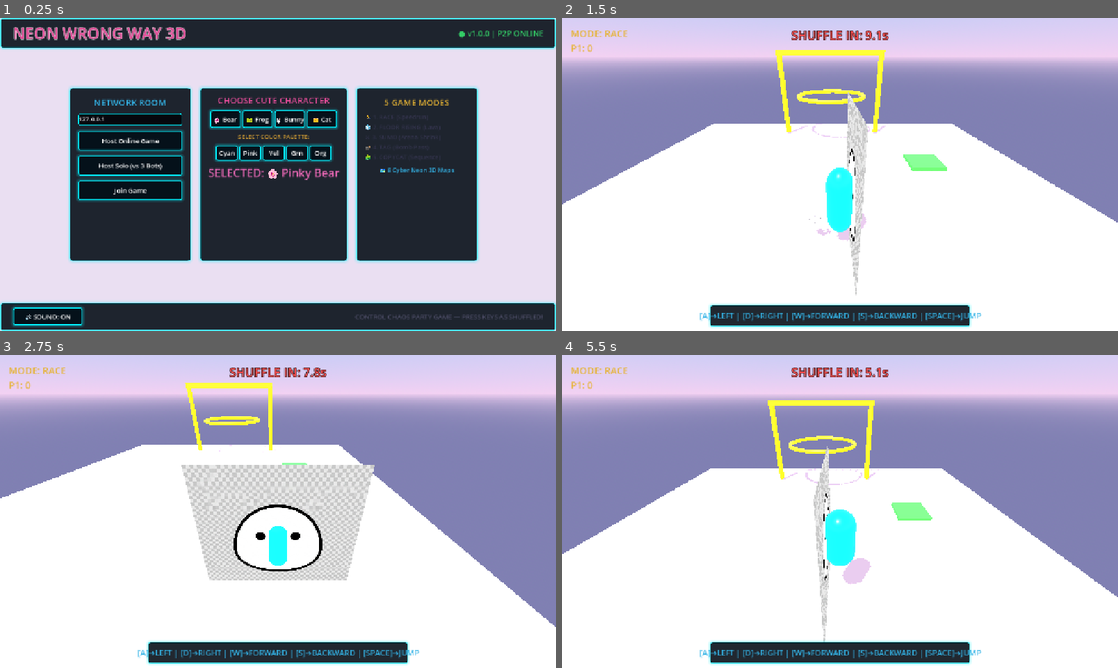
Above: before the commit, frames 1-4 (two rows, left to right).
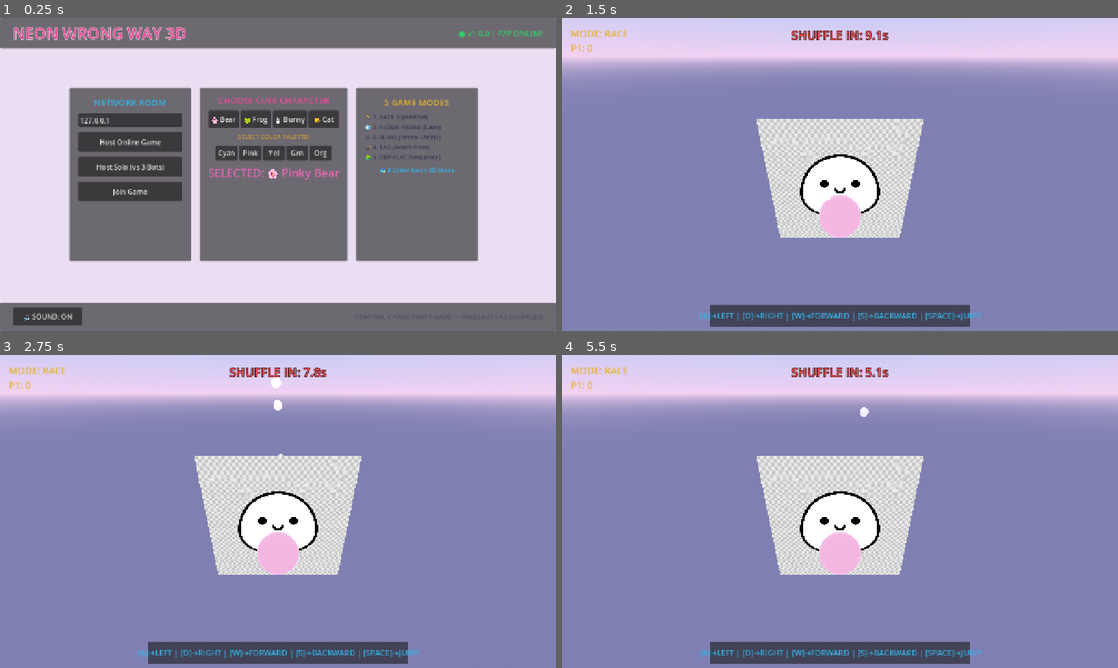
Above: after the commit, the same moments.

Repository: lelongc/tools
Game: Godot game, scene res://scenes/main_game.tscn
The game is run twice, just before and just after one commit, with the same random seed, the same clock (stepped at 60 frames per second) and the same inputs.
Inputs:
- Up to frame 1 (0.25 s): no input
- Up to frame 2 (1.5 s): click "Host Online Game" at 0.5 s; hold D (move_right) from 1.28 s (still down); tap Space (jump) at 1.35 s
- Up to frame 3 (2.75 s): tap Space (jump) at 1.52, 1.82, 2.1, 2.27, 2.57 s; release D (move_right) at 2.03 s; hold S (move_backward) from 2.03 s (still down)
- Up to frame 4 (5.5 s): release S (move_backward) at 2.78 s; hold D (move_right) 2.78-3.53 s; tap Space (jump) at 2.85, 3.6, 3.77, 4.07, 4.35, 4.52, 4.82, 5.1, 5.27 s; hold W (move_forward) 3.53-4.28 s; hold A (move_left) from 4.28 s (still down)

The runs differ from the first frame. In frame 1, 59% of the frame differs, in the area x 0-100%, y 0-100%; in frame 2, 55%; in frame 3, 53%; in frame 4, 52%.
Error after the commit: Invalid call. Nonexistent function 'start_next_round' in base 'Node (game_manager.gd)'. (res://scripts/main_game.gd:118)

Commit message:
feat: implement multiplayer game loop and character controller with custom mesh selection

Diff:
--- a/godot_demo/scripts/main_game.gd
+++ b/godot_demo/scripts/main_game.gd
@@ -15,8 +15,9 @@
 @onready var copycat_label = $HUD/CopycatLabel
 @onready var key_guide_label = $HUD/KeyGuidePanel/KeyGuideLabel
 
-# Stitch Design System Color Palette
+# Stitch Design System Color Palette & Character Selection
 var selected_color: Color = Color(0, 0.95, 1) # Neon Cyan #00f3ff
+var selected_variant: int = 0 # 0: Bear, 1: Frog, 2: Bunny, 3: Cat
 
 func _ready():
 	add_to_group("main_game")
@@ -31,6 +32,15 @@
 	var mute_btn = $LobbyUI/BottomFooterBar/HBoxFooter/MuteBtn
 	if mute_btn:
 		mute_btn.pressed.connect(_on_mute_pressed)
+
+	# Character Variant Buttons Setup
+	var variant_box = $LobbyUI/MainDashboard/PilotCard/VBox/VariantBox
+	var cute_badge = $LobbyUI/MainDashboard/PilotCard/VBox/CuteBadge
+	if variant_box:
+		variant_box.get_node("BearBtn").pressed.connect(func(): selected_variant = 0; if cute_badge: cute_badge.text = "SELECTED: 🌸 Pinky Bear"; if SoundManager: SoundManager.play_click())
+		variant_box.get_node("FrogBtn").pressed.connect(func(): selected_variant = 1; if cute_badge: cute_badge.text = "SELECTED: 🐸 Froggo"; if SoundManager: SoundManager.play_click())
+		variant_box.get_node("BunnyBtn").pressed.connect(func(): selected_variant = 2; if cute_badge: cute_badge.text = "SELECTED: 🐰 Bunny"; if SoundManager: SoundManager.play_click())
+		variant_box.get_node("CatBtn").pressed.connect(func(): selected_variant = 3; if cute_badge: cute_badge.text = "SELECTED: 🐱 Neko Cat"; if SoundManager: SoundManager.play_click())
 
 	# Color Picker setup matching Cute Blob Colors
 	var color_box = $LobbyUI/MainDashboard/PilotCard/VBox/ColorBox
@@ -102,36 +112,28 @@
 	peer.create_server(PORT)
 	multiplayer.multiplayer_peer = peer
 	multiplayer.peer_connected.connect(_on_peer_connected)
-
 	_add_player(1)
-	start_game()
+	lobby_ui.hide()
+	hud.show()
+	GameManager.start_next_round()
 
 func _on_host_bots_pressed():
 	if SoundManager: SoundManager.play_click()
 	peer.create_server(PORT)
 	multiplayer.multiplayer_peer = peer
-	multiplayer.peer_connected.connect(_on_peer_connected)
-
 	_add_player(1)
-	_add_bot(2)
-	_add_bot(3)
-	start_game()
+	for i in range(3):
+		_add_bot(100 + i)
+	lobby_ui.hide()
+	hud.show()
+	GameManager.start_next_round()
 
 func _on_join_pressed():
 	if SoundManager: SoundManager.play_click()
 	peer.create_client(address_input.text, PORT)
 	multiplayer.multiplayer_peer = peer
-	start_game()
-
-func start_game():
-	address_input.release_focus()
 	lobby_ui.hide()
 	hud.show()
-	round_end_ui.hide()
-	if multiplayer.is_server():
-		var first_map = GameManager.maps[0]
-		rpc("load_map", first_map.path)
-		GameManager.start_mode(first_map.mode)
 
 func _on_peer_connected(id):
 	_add_player(id)
@@ -141,6 +143,7 @@
 	var player = preload("res://scenes/player.tscn").instantiate()
 	player.name = str(id)
 	player.custom_color = selected_color
+	player.character_variant = selected_variant
 	player.position = Vector3(randf_range(-2, 2), 2, randf_range(-2, 2))
 	players_node.add_child(player, true)
 
@@ -149,6 +152,7 @@
 	var bot = preload("res://scenes/player.tscn").instantiate()
 	bot.name = str(id)
 	bot.is_bot = true
+	bot.character_variant = (id - 100) % 4
 	bot.position = Vector3(randf_range(-2, 2), 2, randf_range(-2, 2))
 	players_node.add_child(bot, true)
 
@@ -165,128 +169,16 @@
 	for child in players_node.get_children():
 		child.position = Vector3(randf_range(-2, 2), 2, randf_range(-2, 2))
 		child.velocity = Vector3.ZERO
-		if "knockback_velocity" in child:
-			child.knockback_velocity = Vector3.ZERO
-		if "is_dead" in child:
-			child.is_dead = false
-			child.show()
-			child.get_node("CollisionShape3D").set_deferred("disabled", false)
-		if "shuffle_timer" in child:
-			child.shuffle_timer = 0.0
-		if "action_map" in child:
-			child.action_map = {
-				"move_left": "move_left",
-				"move_right": "move_right",
-				"move_forward": "move_forward",
-				"move_backward": "move_backward",
-				"jump": "jump"
-			}
-		if child.has_method("check_it"):
-			child.check_it(-1)
+		child.is_dead = false
+		child.gravity_direction = Vector3.DOWN
+		child.show()
 
-	# Populate players_alive on server side
-	if multiplayer.is_server():
-		GameManager.players_alive.clear()
-		for child in players_node.get_children():
-			GameManager.players_alive.append(child.name.to_int())
-
-@rpc("any_peer", "call_local")
-func show_winner(winner_id):
+func show_round_end(winner_id: int):
 	round_end_ui.show()
-	if winner_id == -1:
-		winner_label.text = "DRAW!"
+	if winner_id > 0:
+		winner_label.text = "Player %d Won!" % winner_id
 	else:
-		winner_label.text = "PLAYER " + str(winner_id) + " WINS!"
-		# Spawn victory confetti particle effect
-		var confetti = preload("res://scenes/victory_confetti.tscn").instantiate()
-		add_child(confetti)
-
-	if multiplayer.is_server():
-		GameManager.players_alive.clear()
-		for child in players_node.get_children():
-			GameManager.players_alive.append(child.name.to_int())
+		winner_label.text = "Draw Game!"
 
 func apply_neon_theme():
-	# Stitch Design System Top-to-Bottom Glassmorphism theme
-	var theme = Theme.new()
-
-	# Button Style (2px solid Neon Cyan border, outer glow)
-	var btn_normal = StyleBoxFlat.new()
-	btn_normal.bg_color = Color(0.01, 0.01, 0.045, 0.85)
-	btn_normal.border_width_left = 2
-	btn_normal.border_width_top = 2
-	btn_normal.border_width_right = 2
-	btn_normal.border_width_bottom = 2
-	btn_normal.border_color = Color(0, 0.95, 1, 1) # Neon Cyan
-	btn_normal.corner_radius_top_left = 4
-	btn_normal.corner_radius_top_right = 4
-	btn_normal.corner_radius_bottom_left = 4
-	btn_normal.corner_radius_bottom_right = 4
-	btn_normal.shadow_color = Color(0, 0.95, 1, 0.3)
-	btn_normal.shadow_size = 6
-
-	var btn_hover = btn_normal.duplicate()
-	btn_hover.bg_color = Color(0.05, 0.05, 0.18, 0.9)
-	btn_hover.border_color = Color(1, 0, 1, 1) # Neon Magenta
-	btn_hover.shadow_color = Color(1, 0, 1, 0.5)
-	btn_hover.shadow_size = 10
-
-	var btn_pressed = btn_normal.duplicate()
-	btn_pressed.bg_color = Color(0.01, 0.01, 0.03, 0.95)
-	btn_pressed.border_color = Color(1, 0.92, 0, 1)
-	btn_pressed.shadow_color = Color(1, 0.92, 0, 0.4)
-	btn_pressed.shadow_size = 4
-
-	theme.set_stylebox("normal", "Button", btn_normal)
-	theme.set_stylebox("hover", "Button", btn_hover)
-	theme.set_stylebox("pressed", "Button", btn_pressed)
-	theme.set_stylebox("disabled", "Button", btn_normal)
-	theme.set_stylebox("focus", "Button", StyleBoxEmpty.new())
-
-	theme.set_color("font_color", "Button", Color(1, 1, 1))
-	theme.set_color("font_hover_color", "Button", Color(1, 0.7, 1))
-	theme.set_font_size("font_size", "Button", 15)
-
-	# LineEdit (IP Input)
-	var le_normal = StyleBoxFlat.new()
-	le_normal.bg_color = Color(0.01, 0.01, 0.03, 0.85)
-	le_normal.border_width_left = 1
-	le_normal.border_width_top = 1
-	le_normal.border_width_right = 1
-	le_normal.border_width_bottom = 2
-	le_normal.border_color = Color(0.0, 0.95, 1.0, 0.8)
-	le_normal.corner_radius_top_left = 4
-	le_normal.corner_radius_top_right = 4
-	le_normal.corner_radius_bottom_left = 4
-	le_normal.corner_radius_bottom_right = 4
-
-	var le_focus = le_normal.duplicate()
-	le_focus.border_color = Color(0, 0.95, 1, 1)
-	le_focus.shadow_color = Color(0, 0.95, 1, 0.4)
-	le_focus.shadow_size = 6
-
-	theme.set_stylebox("normal", "LineEdit", le_normal)
-	theme.set_stylebox("focus", "LineEdit", le_focus)
-	theme.set_color("font_color", "LineEdit", Color(1, 1, 1))
-	theme.set_font_size("font_size", "LineEdit", 14)
-
-	# Panel (Glassmorphism Cards)
-	var pnl_style = StyleBoxFlat.new()
-	pnl_style.bg_color = Color(0.01, 0.01, 0.045, 0.85)
-	pnl_style.border_width_left = 2
-	pnl_style.border_width_top = 2
-	pnl_style.border_width_right = 2
-	pnl_style.border_width_bottom = 2
-	pnl_style.border_color = Color(0, 0.95, 1, 0.6)
-	pnl_style.corner_radius_top_left = 6
-	pnl_style.corner_radius_top_right = 6
-	pnl_style.corner_radius_bottom_left = 6
-	pnl_style.corner_radius_bottom_right = 6
-	pnl_style.shadow_color = Color(0, 0.95, 1, 0.2)
-	pnl_style.shadow_size = 6
-	theme.set_stylebox("panel", "Panel", pnl_style)
-
-	# Apply to components
-	lobby_ui.theme = theme
-	hud.theme = theme
-	round_end_ui.theme = theme
+	pass
--- a/godot_demo/scripts/player.gd
+++ b/godot_demo/scripts/player.gd
@@ -27,6 +27,7 @@
 var bot_target_dir = Vector3.FORWARD
 var bot_wants_jump = false
 var custom_color: Color = Color(0, 0, 0, 0)
+@export var character_variant: int = 0 # 0: Pinky Bear, 1: Froggo, 2: Bunny, 3: Neko Cat
 
 # Squishy Cute Mochi Physics
 var mesh_target_scale = Vector3.ONE
@@ -74,6 +75,27 @@
 	mat.roughness = 0.2
 	visual_mesh.material_override = mat
 
+	# Load 3D Low-Poly Character Model from Blender export if available
+	if ResourceLoader.exists("res://assets/cute_blobs.glb"):
+		var glb_scene = load("res://assets/cute_blobs.glb").instantiate()
+		if glb_scene:
+			# Hide default primitive mesh
+			visual_mesh.mesh = null
+			glb_scene.scale = Vector3(0.7, 0.7, 0.7)
+			glb_scene.position = Vector3(0, -0.6, 0)
+			visual_mesh.add_child(glb_scene)
+
+			# Isolate selected character variant object
+			var variant_names = ["CuteBlob_PinkyBear", "CuteBlob_Froggo", "CuteBlob_Bunny", "CuteBlob_NekoCat"]
+			var target_name = variant_names[character_variant % variant_names.size()]
+
+			for child in glb_scene.get_children():
+				if child.name.contains(target_name) or child.name == target_name:
+					child.visible = true
+					child.position = Vector3.ZERO
+				else:
+					child.visible = false
+
 	if has_node("TrailParticles"):
 		$TrailParticles.emitting = true
 
@@ -98,146 +120,72 @@
 	mesh_target_scale = mesh_target_scale.lerp(Vector3.ONE, 8.0 * delta)
 
 	if is_multiplayer_authority():
-		# Key Shuffle logic
-		shuffle_timer += delta
-		if shuffle_timer >= SHUFFLE_INTERVAL:
-			shuffle_timer = 0.0
-			shuffle_keys()
+		var input_dir = Vector3.ZERO
+		if is_bot:
+			bot_change_target_timer -= delta
+			if bot_change_target_timer <= 0:
+				bot_change_target_timer = randf_range(1.0, 3.0)
+				bot_target_dir = Vector3(randf_range(-1, 1), 0, randf_range(-1, 1)).normalized()
+				bot_wants_jump = randf() < 0.3
 
-	if is_bot and is_multiplayer_authority():
-		_process_bot_ai(delta)
+			input_dir = bot_target_dir
+			if bot_wants_jump and is_on_floor():
+				velocity.y = JUMP_VELOCITY * (-1.0 if gravity_direction.y > 0 else 1.0)
+				mesh_target_scale = Vector3(0.6, 1.5, 0.6)
+				bot_wants_jump = false
+		else:
+			# Shuffle logic
+			shuffle_timer += delta
+			if shuffle_timer >= SHUFFLE_INTERVAL:
+				shuffle_timer = 0.0
+				shuffle_keys()
 
-	var input_dir = Vector2.ZERO
-	var wants_jump = false
+			var move_left = Input.is_action_pressed(action_map["move_left"])
+			var move_right = Input.is_action_pressed(action_map["move_right"])
+			var move_forward = Input.is_action_pressed(action_map["move_forward"])
+			var move_backward = Input.is_action_pressed(action_map["move_backward"])
 
-	if is_bot:
-		input_dir = Vector2(bot_target_dir.x, bot_target_dir.z)
-		wants_jump = bot_wants_jump
-	elif is_multiplayer_authority():
-		var left = action_map["move_left"]
-		var right = action_map["move_right"]
-		var fwd = action_map["move_forward"]
-		var back = action_map["move_backward"]
+			if move_left: input_dir.x -= 1
+			if move_right: input_dir.x += 1
+			if move_forward: input_dir.z -= 1
+			if move_backward: input_dir.z += 1
 
-		input_dir = Input.get_vector(left, right, fwd, back)
-		wants_jump = Input.is_action_just_pressed(action_map["jump"])
+			if Input.is_action_just_pressed(action_map["jump"]) and is_on_floor():
+				velocity.y = JUMP_VELOCITY * (-1.0 if gravity_direction.y > 0 else 1.0)
+				mesh_target_scale = Vector3(0.6, 1.5, 0.6)
+				if SoundManager: SoundManager.play_jump()
 
-		if GameManager.current_mode == GameManager.GameMode.COPYCAT:
-			if Input.is_action_just_pressed("move_left"): GameManager.check_copycat_input("A", name.to_int())
-			if Input.is_action_just_pressed("move_right"): GameManager.check_copycat_input("D", name.to_int())
-			if Input.is_action_just_pressed("move_forward"): GameManager.check_copycat_input("W", name.to_int())
-			if Input.is_action_just_pressed("move_backward"): GameManager.check_copycat_input("S", name.to_int())
-			if Input.is_action_just_pressed("jump"): GameManager.check_copycat_input("SPACE", name.to_int())
+		input_dir = input_dir.normalized()
+		var move_speed = SPEED * 1.3 if is_bomb else SPEED
+		velocity.x = input_dir.x * move_speed + knockback_velocity.x
+		velocity.z = input_dir.z * move_speed + knockback_velocity.z
+		knockback_velocity = knockback_velocity.lerp(Vector3.ZERO, 10.0 * delta)
 
-	# Handle Jump with Stretch Animation
-	if wants_jump and is_on_floor():
-		velocity.y = JUMP_VELOCITY if gravity_direction.y < 0 else -JUMP_VELOCITY
-		mesh_target_scale = Vector3(0.7, 1.4, 0.7) # Jump Stretch!
-
-		var particles = preload("res://scenes/jump_particles.tscn").instantiate()
-		get_parent().add_child(particles)
-		particles.global_position = global_position
-		if SoundManager and is_multiplayer_authority() and not is_bot:
-			SoundManager.play_jump()
-
-	var direction = (transform.basis * Vector3(input_dir.x, 0, input_dir.y)).normalized()
-
-	if direction:
-		velocity.x = direction.x * SPEED
-		velocity.z = direction.z * SPEED
-
-		var target_rotation = atan2(-direction.x, -direction.z)
-		visual_mesh.rotation.y = lerp_angle(visual_mesh.rotation.y, target_rotation, 15.0 * delta)
-	else:
-		velocity.x = move_toward(velocity.x, 0, SPEED)
-		velocity.z = move_toward(velocity.z, 0, SPEED)
-
-	if knockback_velocity.length() > 0.1:
-		velocity.x += knockback_velocity.x
-		velocity.z += knockback_velocity.z
-		knockback_velocity = knockback_velocity.move_toward(Vector3.ZERO, SPEED * 2.0 * delta)
-	else:
-		knockback_velocity = Vector3.ZERO
-
-	move_and_slide()
-
-	if global_position.y < -15.0 or global_position.y > 40.0:
-		die()
-
-func _process_bot_ai(delta):
-	bot_change_target_timer -= delta
-	if bot_change_target_timer <= 0:
-		bot_change_target_timer = randf_range(1.0, 2.5)
-
-		if GameManager.current_mode == GameManager.GameMode.RACE or GameManager.current_mode == GameManager.GameMode.COPYCAT:
-			bot_target_dir = Vector3(randf_range(-0.3, 0.3), 0, -1).normalized()
-		elif GameManager.current_mode == GameManager.GameMode.SUMO:
-			bot_target_dir = (Vector3.ZERO - global_position).normalized()
-			bot_target_dir.y = 0
-		else:
-			bot_target_dir = Vector3(randf_range(-1, 1), 0, randf_range(-1, 1)).normalized()
-
-		bot_wants_jump = randf() > 0.7
+		move_and_slide()
 
 func shuffle_keys():
-	if SoundManager and is_multiplayer_authority() and not is_bot:
-		SoundManager.play_shuffle()
-
-	mesh_target_scale = Vector3(1.3, 0.6, 1.3) # Dizzy Wobbly Wiggle
-
 	var actions = ["move_left", "move_right", "move_forward", "move_backward", "jump"]
-	var keys = actions.duplicate()
-	keys.shuffle()
-
+	var shuffled = actions.duplicate()
+	shuffled.shuffle()
 	for i in range(actions.size()):
-		action_map[actions[i]] = keys[i]
-
-	if is_multiplayer_authority() and not is_bot:
-		show_shuffle_alert()
+		action_map[actions[i]] = shuffled[i]
+	show_shuffle_alert()
+	if SoundManager: SoundManager.play_shuffle()
 
 func show_shuffle_alert():
-	var label = $CanvasLayer/Control/ShuffleLabel
-	label.text = tr("SHUFFLE_ALERT")
-	label.show()
+	var label = Label3D.new()
+	label.text = "KEYS SHUFFLED!"
+	label.billboard = BaseMaterial3D.BILLBOARD_ENABLED
+	label.modulate = Color(1, 0.2, 0.2)
+	label.position = Vector3(0, 2.2, 0)
+	add_child(label)
+
 	var tween = create_tween()
-	tween.tween_property(label, "scale", Vector2(1.2, 1.2), 0.1)
-	tween.tween_property(label, "scale", Vector2(1.0, 1.0), 0.2)
-	tween.tween_interval(0.5)
-	tween.tween_callback(label.hide)
+	tween.tween_property(label, "position", Vector3(0, 3.2, 0), 1.0)
+	tween.parallel().tween_property(label, "modulate:a", 0.0, 1.0)
+	tween.tween_callback(label.queue_free)
 
 func die():
-	if is_dead:
-		return
 	is_dead = true
-
-	# Spawn cute explosion particles
-	var death_fx = preload("res://scenes/death_particles.tscn").instantiate()
-	get_parent().add_child(death_fx)
-	death_fx.global_position = global_position
-
-	if SoundManager:
-		SoundManager.play_explosion()
-
 	hide()
-	$CollisionShape3D.set_deferred("disabled", true)
-	if multiplayer.is_server():
-		GameManager.player_died(name.to_int())
-
-func check_it(it_id: int):
-	if is_dead: return
-	if name.to_int() == it_id:
-		is_bomb = true
-		visual_mesh.material_override.albedo_color = Color(1, 0.2, 0.3)
-		visual_mesh.material_override.emission = Color(1, 0.2, 0.3)
-	else:
-		is_bomb = false
-		var colors = [
-			Color(0.98, 0.55, 0.75),
-			Color(0.4, 0.85, 0.95),
-			Color(1.0, 0.88, 0.4),
-			Color(0.45, 0.95, 0.65),
-			Color(1.0, 0.6, 0.35)
-		]
-		var color = custom_color if custom_color != Color(0, 0, 0, 0) else colors[name.to_int() % colors.size()]
-		visual_mesh.material_override.albedo_color = color
-		visual_mesh.material_override.emission = color
+	if SoundManager: SoundManager.play_death()
